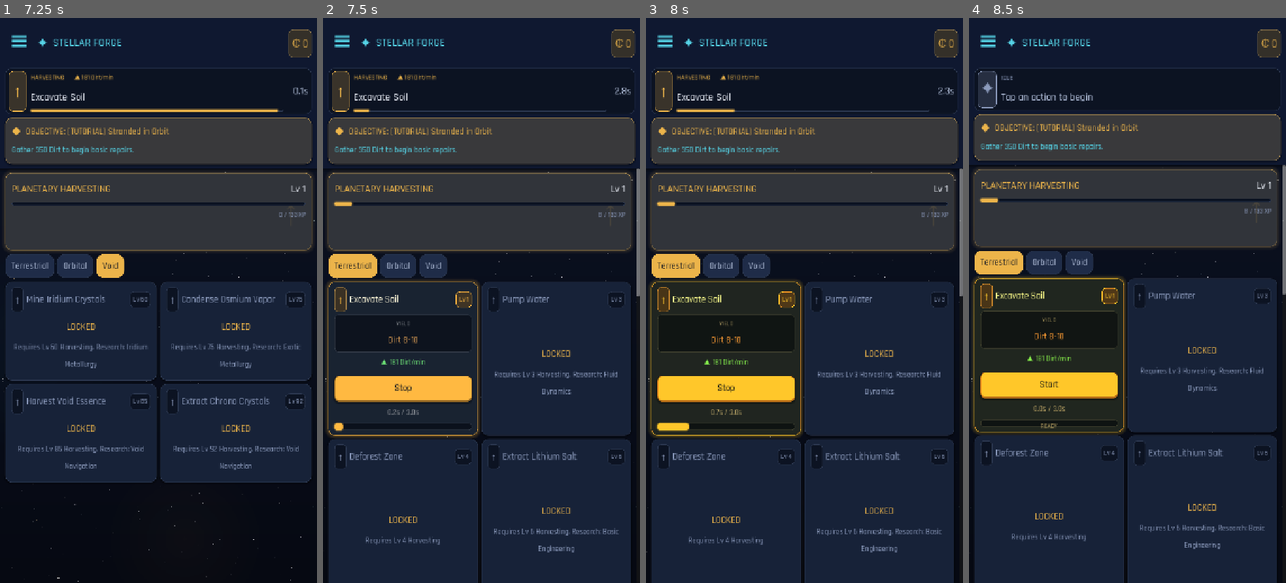
Above: before the commit, frames 1-4 (left to right).
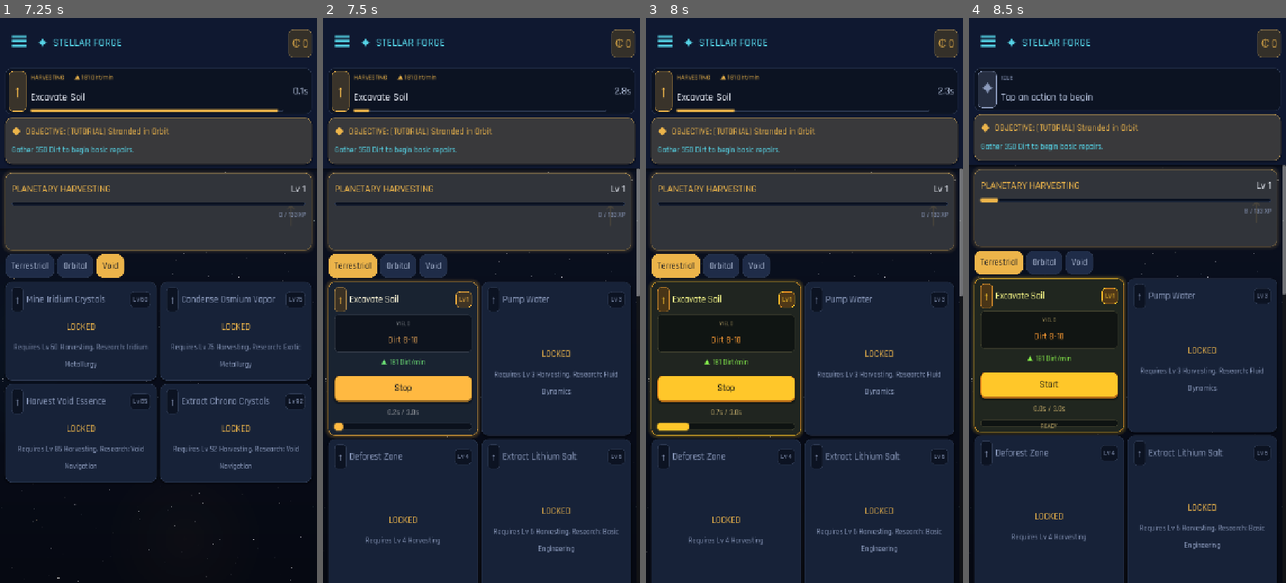
Above: after the commit, the same moments.

Repository: trakyalilter/TestMobileGame
Game: Godot game, scene res://scenes/main.tscn
Same seed, same stepped clock (60 frames per second), same inputs: the game is played once before the commit and once after it.
Inputs (mouse positions are in pixels of both pictures, inside the frame that each line leads up to):
- Up to frame 1 (7.25 s): click "☰" at 0.5 s; click "☰" at 1.25 s; click "✕" at 2 s; click "☰" at 2.75 s; click (120, 80) at 3.52 s; click "Start" at 4.25 s; click "Terrestrial" at 5 s; click "Orbital" at 5.75 s; click "Void" at 6.5 s
- Up to frame 2 (7.5 s): click "Terrestrial" at 7.25 s
- Up to frame 3 (8 s): no input
- Up to frame 4 (8.5 s): click "Stop" at 8 s

Frame 1 is identical in both runs. In frame 2, less than 0.1% of the frame differs, in the area x 3-95%, y 32-36%; in frame 3, less than 0.1%; in frame 4, nothing differs.

Commit message:
Stop the progress-bar freeze/flicker on action completion
Each gather/craft/build loop completion fires resources_changed +
skills_changed, and both handlers called _refresh_current() — a full
destructive rebuild of every card (and the progress-bar node), which
reads as a freeze + UI refresh right at 100%. While an action is
actively looping, skip the structural rebuild on those passive ticks
(the active card's bar already animates smoothly in _process); only the
lightweight chrome updates. Full rebuilds still fire on navigation,
action start/stop (new _on_action_changed handler), and level-up
(which can unlock new cards). Idle pages rebuild as before so browsing
and craft affordability stay live. Verified: the active bar instance
survives 20 passive ticks (no rebuild) yet action_changed still rebuilds.

https://claude.ai/code/session_01GUAm67mj5mAEoyJTAWupry

Diff:
--- a/scripts/ui/main.gd
+++ b/scripts/ui/main.gd
@@ -137,7 +137,7 @@
 	GameState.resources_changed.connect(_on_resources)
 	GameState.skills_changed.connect(_on_tick)
 	GameState.research_changed.connect(_refresh_all)
-	GameState.action_changed.connect(_on_tick)
+	GameState.action_changed.connect(_on_action_changed)
 	GameState.action_changed.connect(_refresh_banner)
 	GameState.bounty_changed.connect(_on_tick)
 	GameState.standing_orders_changed.connect(_on_tick)
@@ -339,6 +339,10 @@
 	var accent: String = DOMAIN.get({"harvesting": "gather", "fabrication": "craft", "combat": "combat", "infrastructure": "build"}.get(skill_id, ""), GOLD)
 	_celebrate("⬆  LEVEL UP", "%s  Lv %d" % [SKILL_TITLE.get(skill_id, skill_id.to_upper()), level], accent)
 	_refresh_banner()   # yield/rate changed
+	# A level-up can unlock new cards on the list pages; the idle-loop guard
+	# suppresses passive rebuilds, so refresh here so unlocks appear at once.
+	if current in IDLE_LOOP_PAGES:
+		_refresh_current()
 
 ## Reusable centered celebration badge (scale-pop + hold + fade-up).
 func _celebrate(title: String, subtitle: String, accent: String) -> void:
@@ -459,6 +463,15 @@
 # whose pan/scroll state must survive — don't rebuild them on passive ticks
 # (gather/craft/infra loops fire resources_changed + skills_changed constantly).
 const NO_TICK_REFRESH := ["research", "atlas"]
+# Idle-loop pages: while an action is actively looping, every completion fires
+# resources_changed + skills_changed. A full grid rebuild on each one destroys
+# and recreates every card (and the progress-bar node), which reads as a freeze
+# /flicker at 100%. The active card's bar already animates smoothly in _process,
+# so on these pages we update only the lightweight chrome during a loop and defer
+# the structural rebuild to navigation / action start-stop / level-up (which can
+# add or unlock cards). When idle (active_type == ""), rebuild as normal so
+# browsing and craft affordability stay live.
+const IDLE_LOOP_PAGES := ["gather", "craft", "build"]
 
 func _on_resources() -> void:
 	_refresh_top()
@@ -466,15 +479,28 @@
 	if current in NO_TICK_REFRESH:
 		_update_coach()
 		return
+	if current in IDLE_LOOP_PAGES and GameState.active_type != "":
+		_update_coach()
+		return
 	_refresh_current()
 
 # Guarded rebuild for frequent signals (skills/missions/bounty/action) — skips
-# the graph/codex pages so their pan/scroll survives passive loops.
+# the graph/codex pages so their pan/scroll survives passive loops, and skips
+# the destructive grid rebuild on idle-loop pages while an action is running.
 func _on_tick() -> void:
 	_update_badges()
 	if current in NO_TICK_REFRESH:
 		_update_coach()
 		return
+	if current in IDLE_LOOP_PAGES and GameState.active_type != "":
+		_update_coach()
+		_refresh_banner()
+		return
+	_refresh_current()
+
+# Action started/stopped: the active card's controls change (Start↔Stop, the
+# active highlight), so always do a full structural rebuild.
+func _on_action_changed() -> void:
 	_refresh_current()
 
 # Notification beads: a claimable mission lights the ☰ button and the Missions row.
